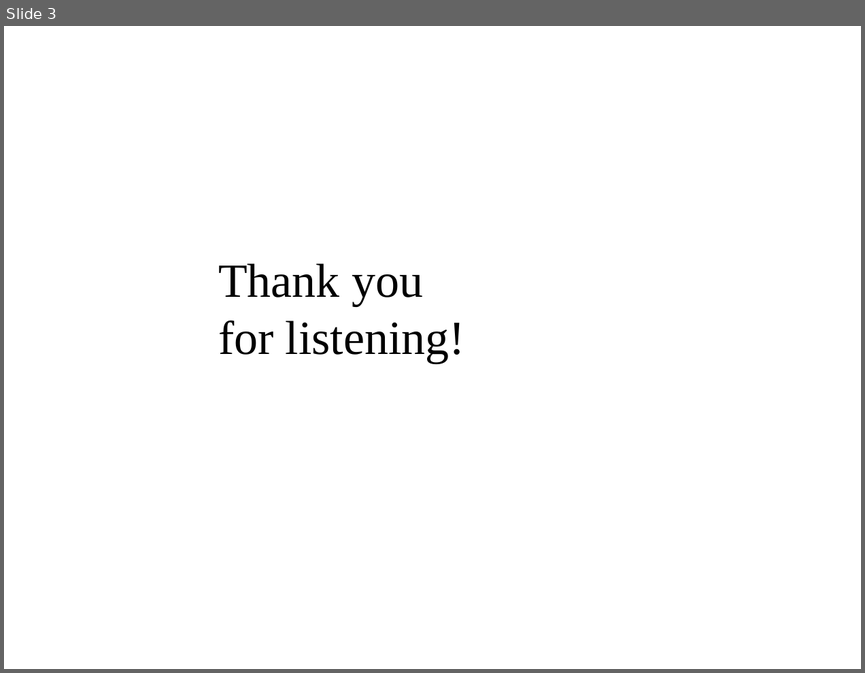
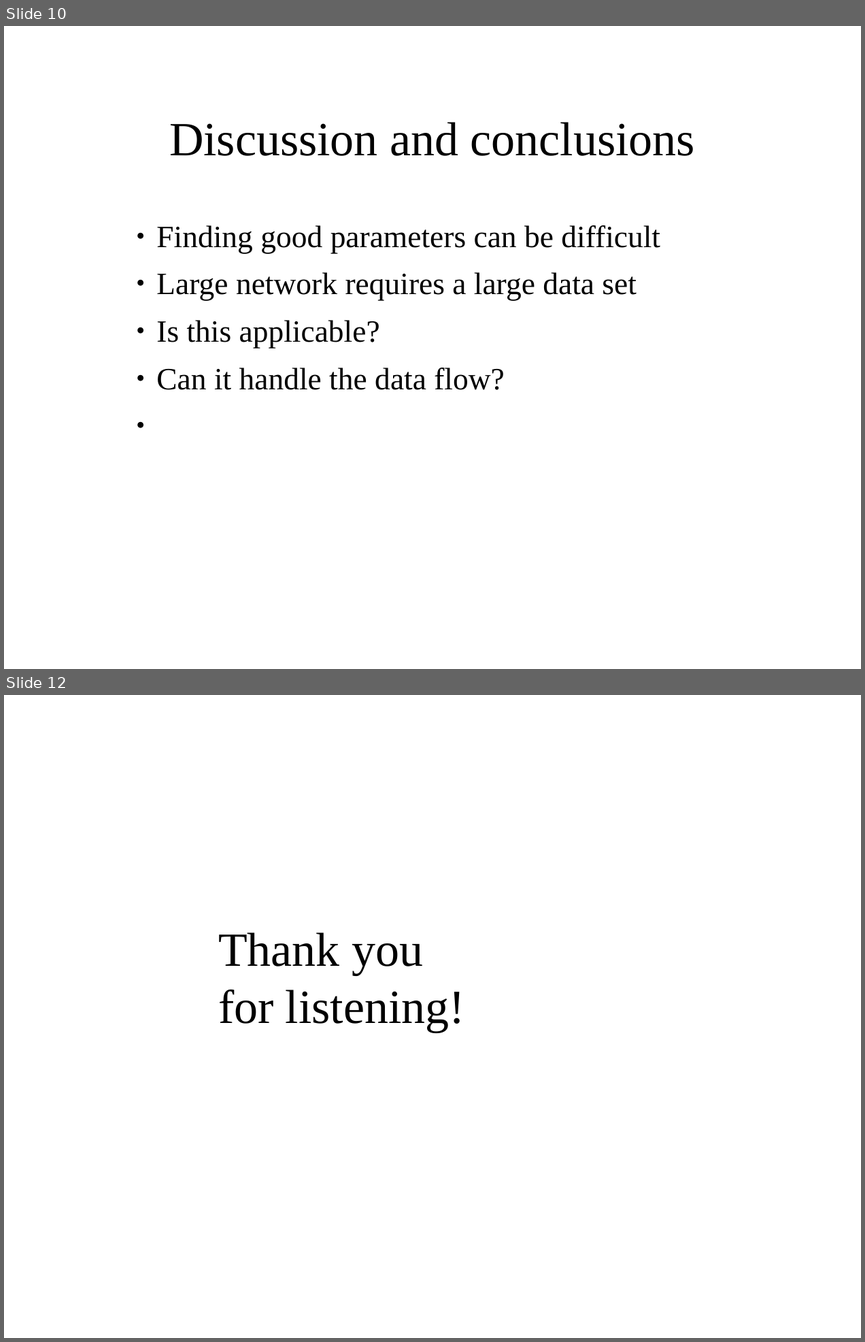
Before and after one commit to aaaaarvi/Projektarbete17, a slide deck: presentation/presentation.odp. Shown one above the other, each under a label of ours: slide 3 before the commit, slides 10 and 12 after it; the slides between them are not shown. The pictures are 865x673 and 865x1342 pixels, drawn with LibreOffice and Linux fonts; fonts in the diff are those of the drawing; background and template pictures are left out. Boxes give left, top, right and bottom in pixels: in the first picture for what was removed or moved away, otherwise in the second. Text is boxed around its words. In the diff, an @@ line names an element or a change of style, - is before the commit and + after.

```diff
--- a/presentation/presentation.odp
+++ b/presentation/presentation.odp
@@ slide 10 added at (4, 26, 861, 669), background picture (left out) @@
@@ title added at (169, 122, 695, 156), 40 pt, text #000000 @@
+Discussion and conclusions
@@ text added at (156, 225, 660, 390), 26 pt, text #000000 @@
+● Finding good parameters can be difficult
+● Large network requires a large data set
+● Is this applicable?
+● Can it handle the data flow?
@@ what was slide 3 is now slide 12 @@
```
Also in this commit, not shown: 10 other slides added, 2 slides removed.
